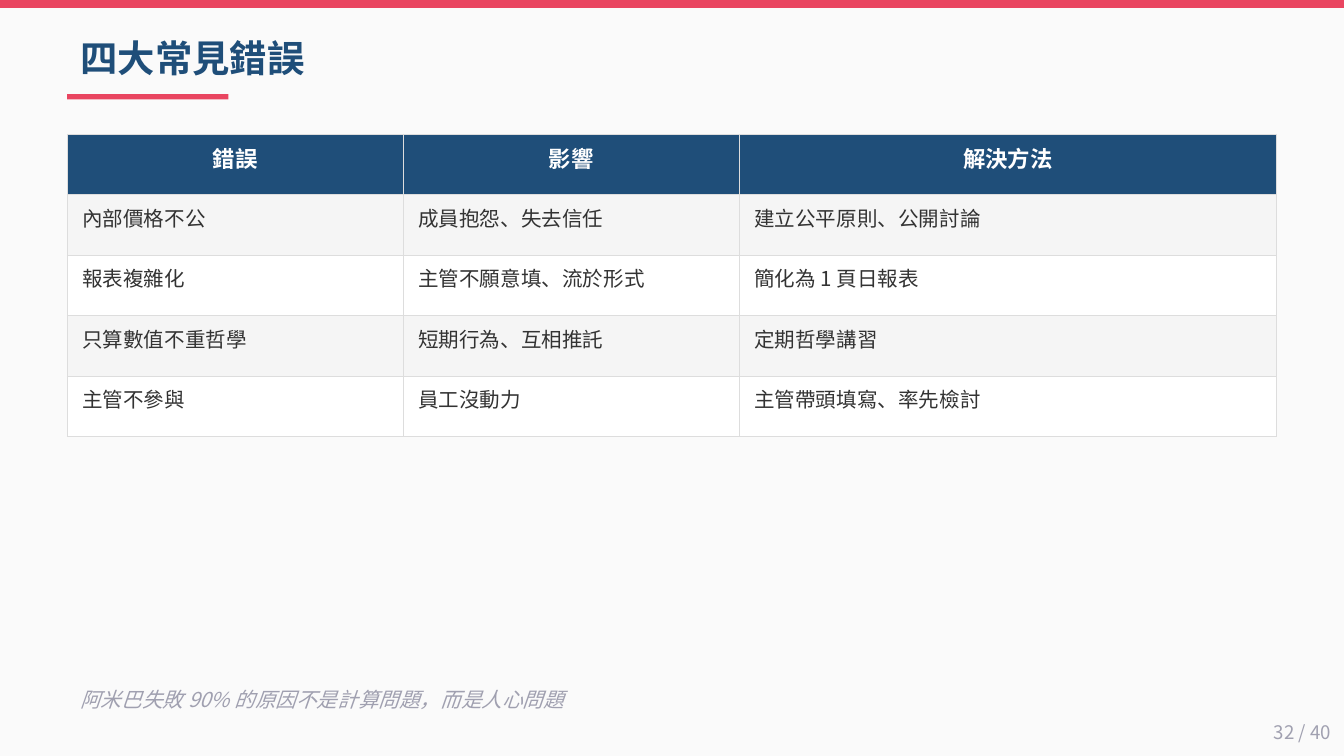
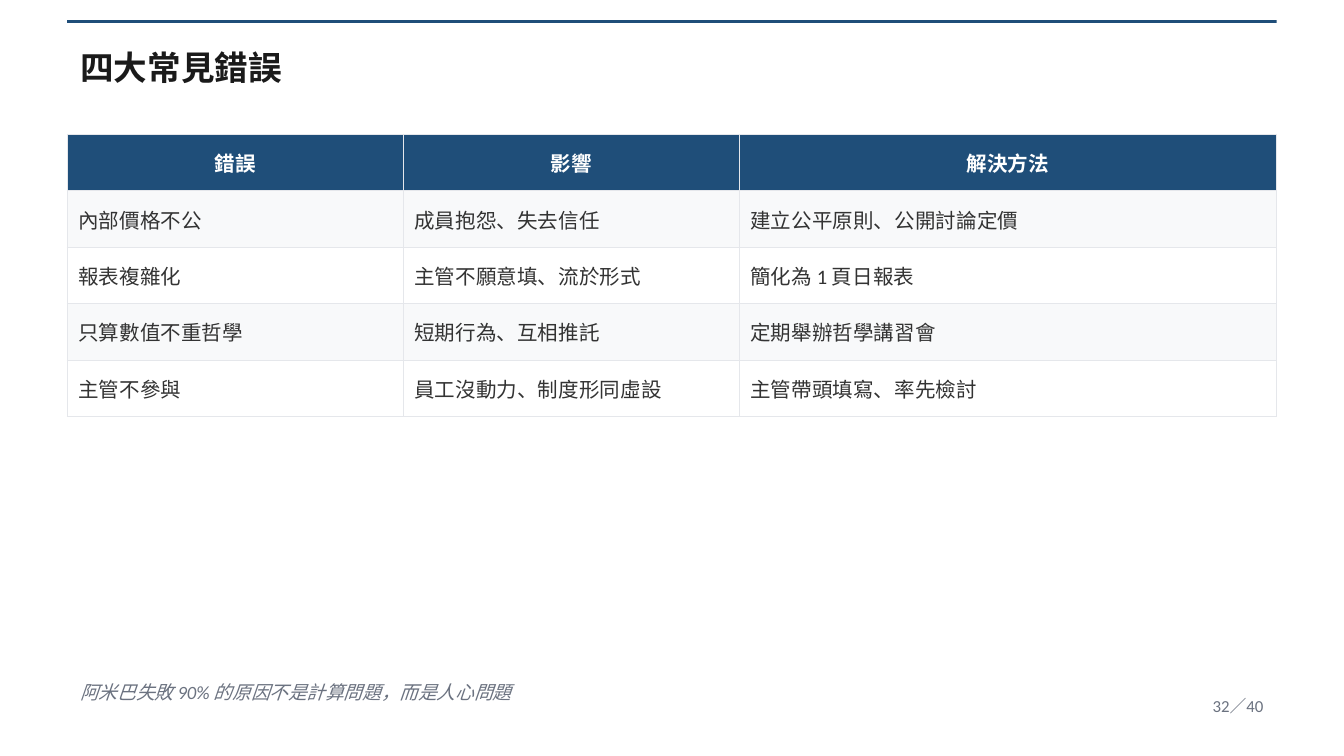
Before and after one commit to Lingo1516/Lingo1516.github.io, a slide deck: slide 32 of 阿米巴經營_40頁完整講義.pptx. Drawn at 1344x756 pixels with LibreOffice and Linux fonts; fonts in the diff are those of the drawing. Boxes give left, top, right and bottom in pixels: in the first picture for what was removed or moved away, otherwise in the second. Text is boxed around its words. In the diff, an @@ line names an element or a change of style, - is before the commit and + after.

Commit message:
update 阿米巴講義 v2 McKinsey style

```diff
--- a/阿米巴經營_40頁完整講義.pptx
+++ b/阿米巴經營_40頁完整講義.pptx
@@ background #FAFAFA to #FFFFFF @@
@@ rectangle: place and size @@
-rectangle at bbox=[0, 0, 1344, 8]
+rectangle at bbox=[67, 20, 1277, 23]
@@ rectangle at bbox=[67, 20, 1277, 23]: fill #E94560 to #1F4E79 @@
@@ text "四大常見錯誤": place and size @@
-text "四大常見錯誤" at bbox=[80, 40, 304, 76]
+text "四大常見錯誤" at bbox=[80, 51, 282, 83]
@@ text "四大常見錯誤" at bbox=[80, 51, 282, 83]: size 20 to 18 pt, font Noto Sans CJK TC to Calibri, text colour #1F4E79 to #1A1A1A @@
@@ rectangle removed at bbox=[67, 94, 228, 99] @@
@@ table at bbox=[67, 134, 1277, 403] @@
-row 2, column 3: 建立公平原則、公開討論
+row 2, column 3: 建立公平原則、公開討論定價
-row 4, column 3: 定期哲學講習
+row 4, column 3: 定期舉辦哲學講習會
-row 5, column 2: 員工沒動力
+row 5, column 2: 員工沒動力、制度形同虛設
@@ fill #F5F5F5 to #F8F9FA in 6 cells @@
@@ size 12 to 11 pt in "錯誤", "影響", "解決方法" @@
@@ font Noto Sans CJK TC to Calibri in "錯誤", "影響", "解決方法", "內部價格不公" and 8 more places @@
@@ borders changed @@
@@ text "阿米巴失敗 90% 的原因不是計算問題，而是人心問題" at bbox=[80, 683, 512, 701]: size 11 to 10 pt, font Noto Sans CJK TC to Calibri, text colour #A0A0B0 to #6B7280 @@
@@ text at bbox=[1213, 698, 1264, 713]: text changed; size 10 to 9 pt; font Noto Sans CJK TC to Calibri; text colour #A0A0B0 to #6B7280 @@
-32 / 40
+32／40
```
Also in this commit, not shown: 39 other slides changed.
